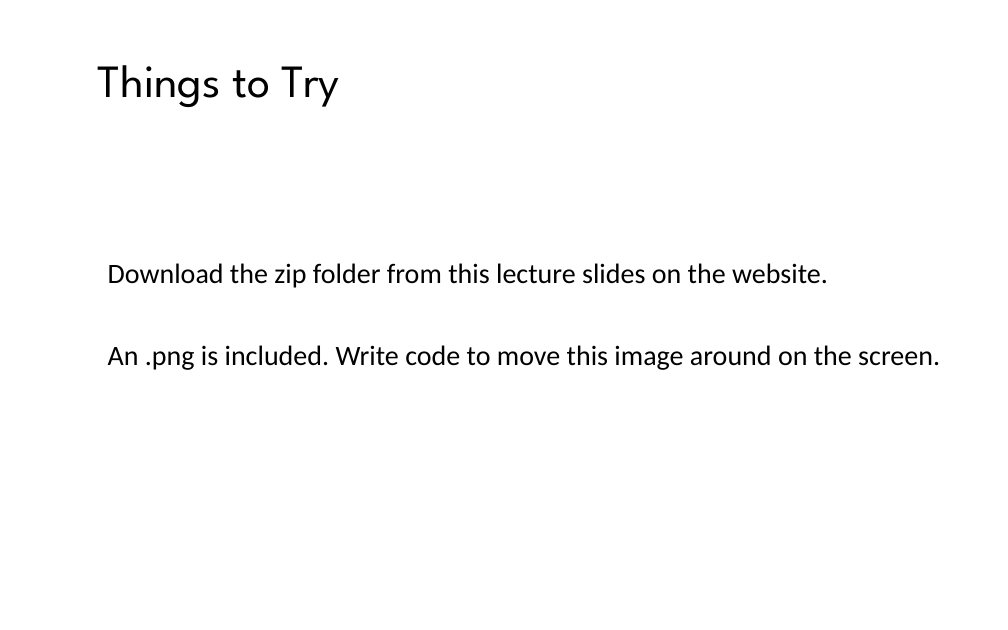
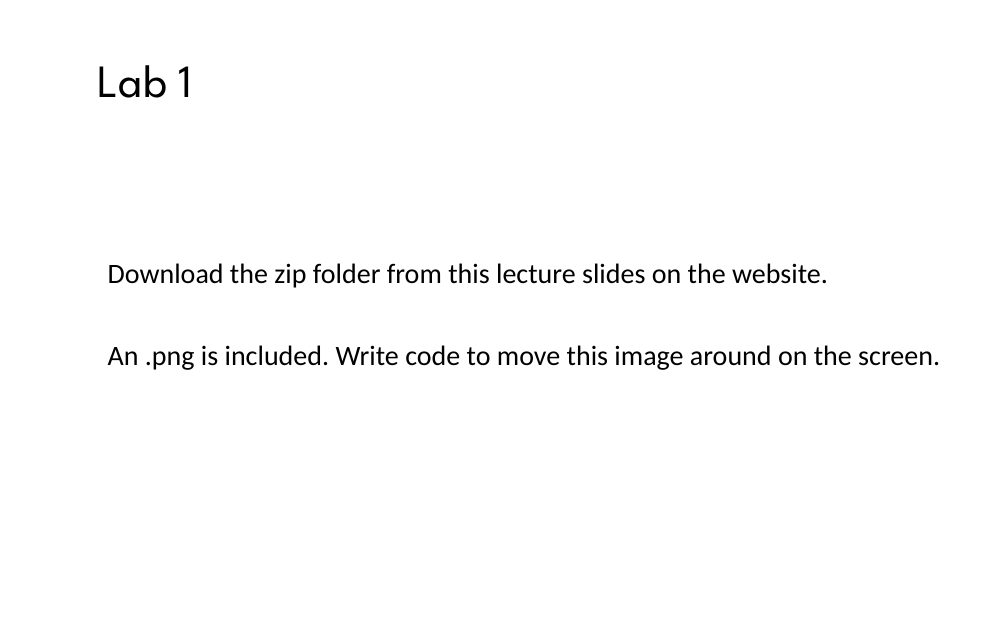
Before and after one commit to LongBaoNguyen/longbaonguyen.github.io, a slide deck: slide 9 of courses/apcsa/processing/processing2.pptx. Drawn at 1008x630 pixels with LibreOffice and Linux fonts; fonts in the diff are those of the drawing. Boxes give left, top, right and bottom in pixels: in the first picture for what was removed or moved away, otherwise in the second. Text is boxed around its words. In the diff, an @@ line names an element or a change of style, - is before the commit and + after.

```diff
--- a/courses/apcsa/processing/processing2.pptx
+++ b/courses/apcsa/processing/processing2.pptx
@@ title at (98, 65, 193, 98): text changed @@
-Things to Try
+Lab 1
```
Also in this commit, not shown: 1 slide added, 2 other files.
